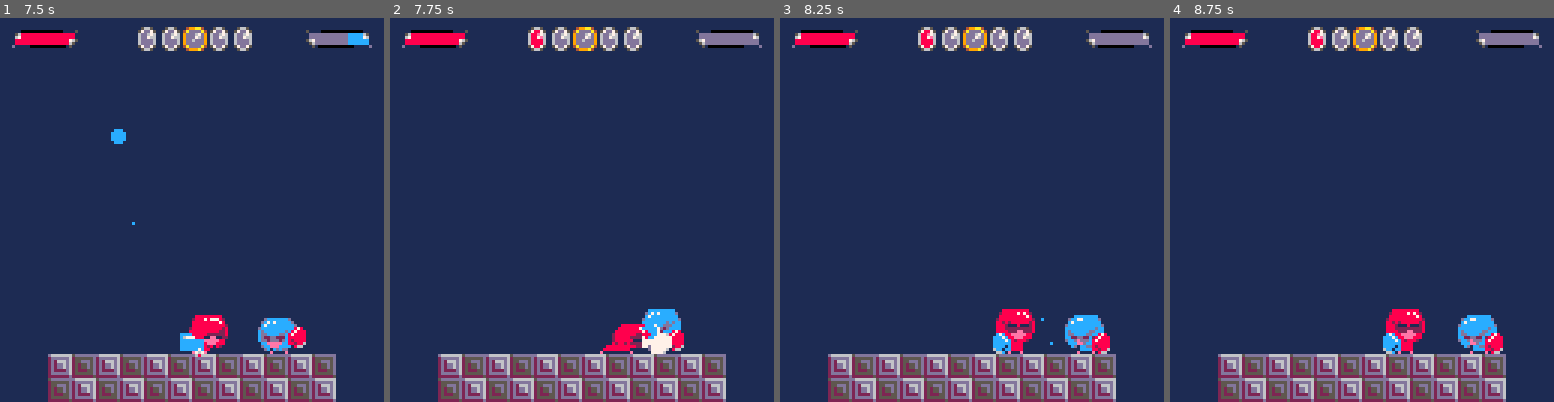
Above: before the commit, frames 1-4 (left to right).
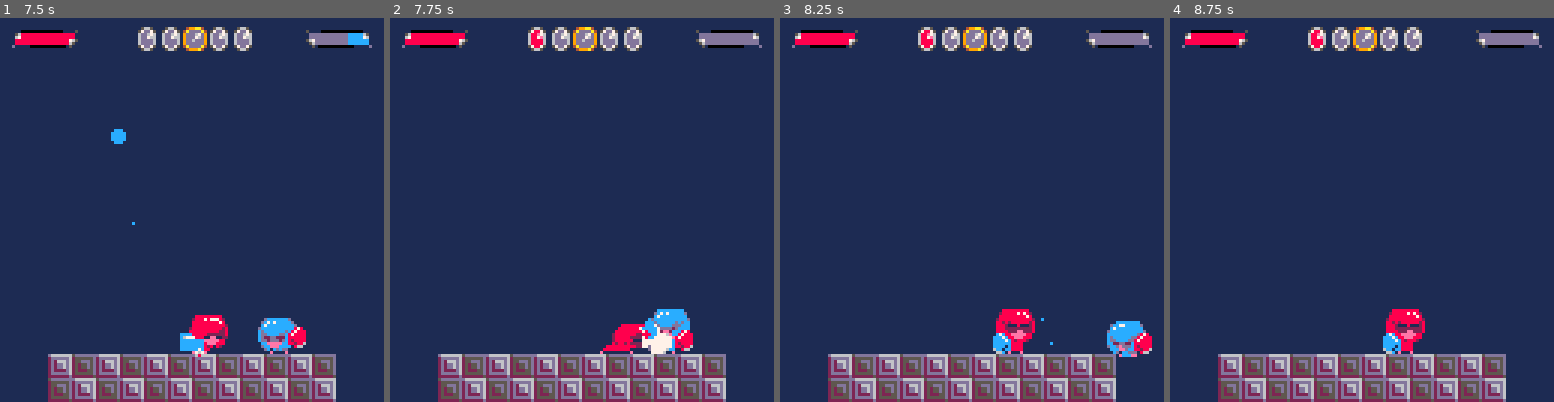
Above: after the commit, the same moments.

Repository: davidjtferguson/dancejab
Game: PICO-8 cartridge jab.p8
The game is run twice, just before and just after one commit, with the same random seed, the same clock (stepped at 60 frames per second) and the same inputs.
Inputs:
- Up to frame 1 (7.5 s): tap X (X key) at 0.33, 1.07, 1.85, 2.97, 4.08, 5.2, 6.32, 7.43 s; tap O (Z key) at 0.7, 1.7, 2.1, 2.5, 2.9, 3.3, 3.7, 4.1, 4.5, 4.9, 5.3, 5.7, 6.1, 6.5, 6.9, 7.3 s; hold Right 1.6-2.1 s; hold P2 Left 1.6-2.1 s; hold Up 2.15-2.42 s; hold P2 Down 2.15-2.42 s; hold Right 2.47-3.03 s; hold P2 Left 2.47-3.03 s; hold Left 3.08-3.58 s; hold P2 Right 3.08-3.58 s; hold Down 3.63-3.97 s; hold P2 Up 3.63-3.97 s; hold Right 4.02-4.68 s; hold P2 Left 4.02-4.68 s; hold Up 4.73-5.03 s; hold P2 Down 4.73-5.03 s; hold Left 5.08-5.68 s; hold P2 Right 5.08-5.68 s; hold Down 5.73-6.03 s; hold P2 Up 5.73-6.03 s; hold Right 6.08-6.58 s; hold P2 Left 6.08-6.58 s; hold Right 6.63-7.13 s; hold P2 Left 6.63-7.13 s; hold Up 7.18-7.45 s; hold P2 Down 7.18-7.45 s
- Up to frame 2 (7.75 s): hold Right from 7.5 s (still down); hold P2 Left from 7.5 s (still down); tap O (Z key) at 7.7 s
- Up to frame 3 (8.25 s): release Right at 8.07 s; release P2 Left at 8.07 s; tap O (Z key) at 8.1 s; hold Left from 8.12 s (still down); hold P2 Right from 8.12 s (still down)
- Up to frame 4 (8.75 s): tap O (Z key) at 8.5 s; tap X (X key) at 8.55 s; release Left at 8.62 s; release P2 Right at 8.62 s; hold Down from 8.67 s (still down); hold P2 Up from 8.67 s (still down)

Frame 1 is identical in both runs. In frame 2, 0.6% of the frame differs, in the area x 65-79%, y 75-88%; in frame 3, 1.8%, in the area x 74-97%, y 77-89%; in frame 4, 0.9%.

Commit message:
added match win black and white pause

Diff:
--- a/jab.p8
+++ b/jab.p8
@@ -81,6 +81,7 @@
   animhitstun=createanim({34,108,110},{3,3,10},false),
   animlostround=createanim({108,110},{6,1},false),
   animlostmatch=createanim({160,162,164,166},{6,3,10,10}),
+  animwonmatchpause=createanim({64,226,228,64,234,236},{6,8,14,6,8,14}),
   animvictory=createanim({168,170,172,174},6),
   animclankstun=createanim(76),
   animclankrecoil=createanim({108,106,196,202},{2,3,5,3},false),
@@ -242,6 +243,7 @@
 
 function updatestart()
  if pxbtnp(❎) or pxbtnp(🅾️) then
+  sfx(4)
   p1.anim=p1.animidle
   p2.anim=p2.animidle
   currentupdate=updatemenu
@@ -439,7 +441,10 @@
   av.yvel=0
 
   --tredmill tiles
-  if av.state!="won" and av.oav.state!="won" and not collidingwithotherav(av) then
+  if av.state!="wonround" and av.oav.state!="wonround" and
+     av.state!="wonmatchpause" and av.oav.state!="wonmatchpause" and
+     av.state!="wonmatch" and av.oav.state!="wonmatch" and
+     not collidingwithotherav(av) then
    if checkavflagarea(
      globalbox(av,av.hurtbox),1) then
     av.x-=0.25
@@ -583,25 +588,57 @@
  end
  elseif av.state=="clankbreather" then
   av.xvel*=0.75
- elseif av.state=="won" then
+ elseif av.state=="wonround" then
   av.xvel=0
 
-  if av.statetimer==0 and av.score!=firstto then
+  if av.statetimer==0 then
    resetround()
+   sfx(3)
   end
 
   --if we were playing the throw punch anim
   -- wait till it finishes
   if av.anim.looping or av.anim.finished then
    av.anim=av.animvictory
-
-   if p1.score==firstto or p2.score==firstto then
-    initpeflame(64,7,av.name)
-   end
+  end
+
+ elseif av.state=="wonmatchpause" then
+  if av.statetimer==0 then
+   av.state="wonmatch"
+   av.statetimer=90
+   music(17)
+  end
+
+  if av.statetimer>=85 then
+   takeknockback(av.oav)
+  end
+
+  if av.anim.looping or av.anim.finished then
+   av.anim=av.animwonmatchpause
+  end
+
+ elseif av.state=="wonmatch" then
+  --if we were playing the throw punch anim
+  -- wait till it finishes
+  if av.anim.looping or av.anim.finished then
+   av.anim=av.animvictory
+   initpeflame(64,7,av.name)
+  end
+
+  av.oav.anim=av.animlostmatch
+  av.oav.xvel=0
+
+  --navigation inputs
+  if pxbtnp(🅾️) then
+   resetmatch()
+  end
+
+  if pxbtnp(❎) then
+   exittomenu()
   end
 
  elseif av.state=="dead" then
-  if av.statetimer==80 then
+  if av.statetimer>=80 then
    takeknockback(av)
   end
   av.xvel*=0.9
@@ -611,24 +648,16 @@
   av.anim=av.animringout
   av.yvel+=gravity
   av.xvel*=0.9
- end
-
- if av.statetimer==0 and (av.state!="won" and av.oav.state!="won") then
+
+  av.statetimer=5
+ end
+
+ -- some states don't reset
+ if av.statetimer==0 and
+    (av.state!="wonround" and av.oav.state!="wonround") and
+    (av.state!="wonmatch" and av.oav.state!="wonmatch") then
   av.state="none"
  end
-
-  --check for winner
-  -- (after round end pause)
-  -- and hard reset
-  if av.statetimer==0 and av.score==firstto then
-   if btnp(🅾️) or btnp(🅾️,1) then
-    resetmatch()
-   end
-
-   if btnp(❎) or btnp(❎,1) then
-    exittomenu()
-   end
-  end
 
  updateanim(av.anim)
 
@@ -747,11 +776,12 @@
 function updatescore(av)
  av.oav.score+=1
 
+ av.oav.state="wonround"
  if av.oav.score==firstto then
-  music(17)
-  av.anim=av.animlostmatch
- end
- av.oav.state="won"
+  music(-1)
+  av.oav.state="wonmatchpause"
+ end
+
  av.oav.statetimer=90
 end
 
@@ -854,66 +884,81 @@
 stagetoggletime=45
 
 function drawgame()
- --think this drops us to 30fps?
- --drawbackground()
-
- --draw tredmill arrows as flashing
-	-- (assumes col 8 and 12 aren't used anywhere else but the arrows)
- stagetimer+=1
-
- if stagetimer >=stagetoggletime then
-  pal(12,1)
-  pal(8,2)
- end
-
- if stagetimer >=(stagetoggletime*2) then
-  stagetimer=0
- end
-
- map(sstage.camerax/8,sstage.cameray/8,
-  0,0,
-  16,16)
-
- resetpal()
-
- drawav(p1)
-
- drawwithp2colours(drawav)
-
- --draw player1 hitboxes again
- -- on top of p2
- drawavhitboxes(p1)
-
- --draw particle effects ontop of
- -- players but behind ui
- drawpes()
-
- drawui()
-
- --draw fight sprite for first
- -- -ct frames of fight
- -- set in updatecountdown
- if countdownno==0 and ct<30 then
-  ct+=1
-  sspr(96,0,32,16,
-   32,48,
-   64,32)
- end
-
- if p1.score==firstto or p2.score==firstto then
- 	local col1,col2=10,8
-	local winner=""
-
-	if p1.score==firstto then
-	 winner="red wins!"
-	elseif p2.score==firstto then
-	 winner="blue wins!"
-	 col1,col2=13,12
-	end
-
-  outline(winner,(64-#winner*2),30,col1,col2)
-
-  if p1.statetimer==0 and p2.statetimer==0 then
+ if p1.state=="wonmatchpause" or p2.state=="wonmatchpause" then
+  cls(0)
+
+  --this does make a slowdown effect
+  -- but makes the avs flash :(
+  --flip()
+
+  for i=0,15 do
+   pal(i,7)
+  end
+
+  drawav(p1)
+  drawav(p2)
+
+  resetpal()
+ else
+  --think this drops us to 30fps?
+  --drawbackground()
+
+  --draw tredmill arrows as flashing
+  -- (assumes col 8 and 12 aren't used anywhere else but the arrows)
+  stagetimer+=1
+
+  if stagetimer >=stagetoggletime then
+   pal(12,1)
+   pal(8,2)
+  end
+
+  if stagetimer >=(stagetoggletime*2) then
+   stagetimer=0
+  end
+
+  map(sstage.camerax/8,sstage.cameray/8,
+   0,0,
+   16,16)
+
+  resetpal()
+
+  drawav(p1)
+
+  drawwithp2colours(drawav)
+
+  --draw player1 hitboxes again
+  -- on top of p2
+  drawavhitboxes(p1)
+
+  --draw particle effects ontop of
+  -- players but behind ui
+  drawpes()
+
+  drawui()
+
+  --draw fight sprite for first
+  -- -ct frames of fight
+  -- set in updatecountdown
+  if countdownno==0 and ct<30 then
+   ct+=1
+   sspr(96,0,32,16,
+    32,48,
+    64,32)
+  end
+
+  if p1.state=="wonmatch" or p2.state=="wonmatch" then
+   local col1,col2=10,8
+  local winner=""
+
+  if p1.state=="wonmatch" then
+   winner="red wins!"
+  else
+   winner="blue wins!"
+   col1,col2=13,12
+  end
+
+   outline(winner,(64-#winner*2),30,col1,col2)
+
    outline("🅾️ replay",46,56,col1,col2)
    outline("❎ menu",50,74,col1,col2)
   end
